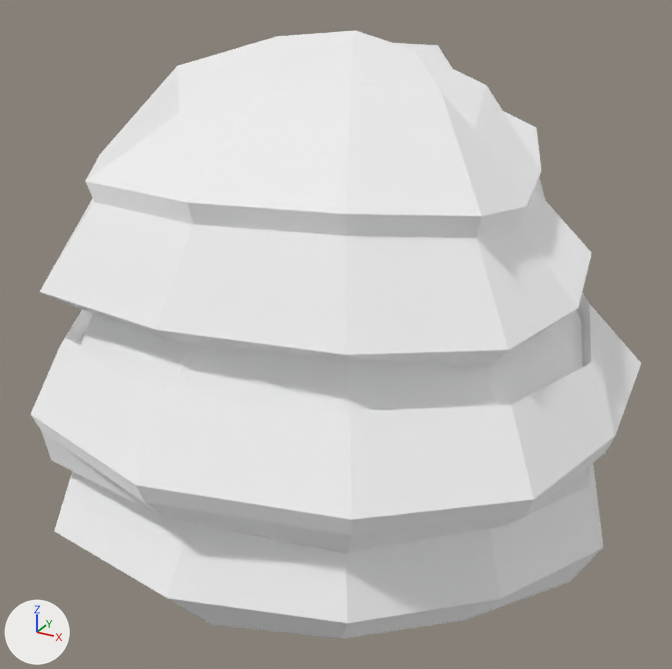
The glTF model assets/nature_lowpoly/Bush_Snow_2.glb, before and after one commit.
Both versions are drawn from a 50 mm lens placed at (0.953, -1.736, 1.288), pointed at (0.013, -0.027, 0.434). The lights are fixed; the arrows at lower left show +X, +Y and +Z. The older version comes first.

Objects in the first picture: 'Bush_Snow_2'.
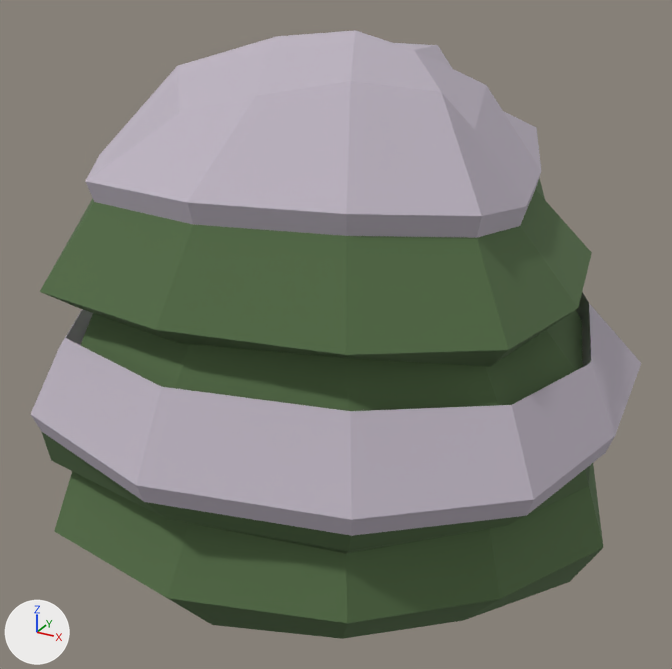
Changed parts and their boxes (x1, y1, x2, y2) in the pictures (672 x 669 px):
'Bush_Snow_2', recoloured, surface changed (darker): (31, 30, 641, 639) in both

Patch to the scene script:
```diff
--- a/assets/nature_lowpoly/Bush_Snow_2.glb.py
+++ b/assets/nature_lowpoly/Bush_Snow_2.glb.py
@@ mat_green @@
 mat_green = principled_material('Green')
-mat_green.base_color = (1.0, 1.0, 1.0)  # white #ffffff
-mat_green.metallic = 1.0
+mat_green.base_color = (0.0874, 0.152, 0.0599)  # dark green #536d45
 mat_green.roughness = 1.0
@@ mat_snow @@
 mat_snow = principled_material('Snow')
-mat_snow.base_color = (1.0, 1.0, 1.0)  # white #ffffff
-mat_snow.metallic = 1.0
+mat_snow.base_color = (0.503, 0.451, 0.527)  # light grey #bcb3c0
 mat_snow.roughness = 1.0
```
